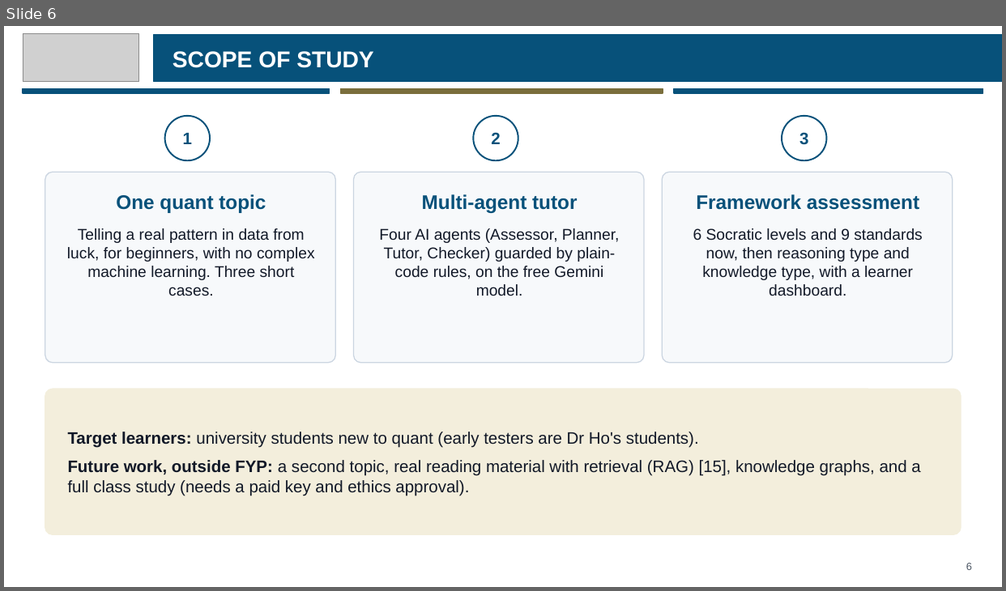
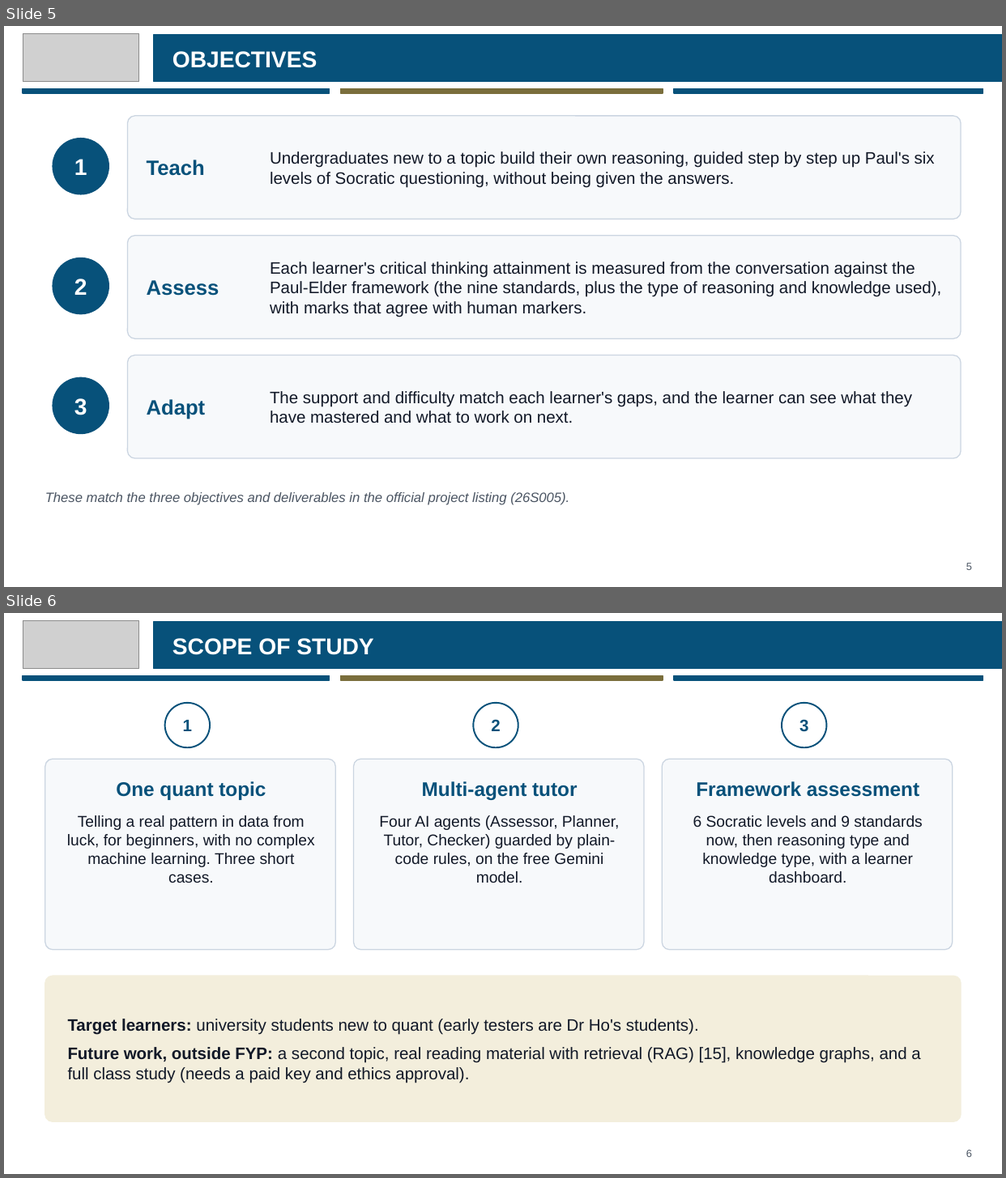
Before and after one commit to eusoffamir/Socratic-AI, a slide deck: docs/defence/Socratic AI Proposal Defence.pptx. Shown one above the other, each under a label of ours: slide 6 before the commit, slides 5 and 6 after it. The pictures are 1006x591 and 1006x1178 pixels, drawn with LibreOffice and Linux fonts; fonts in the diff are those of the drawing; grey boxes stand for pictures. Boxes give left, top, right and bottom in pixels: in the first picture for what was removed or moved away, otherwise in the second. Text is boxed around its words. In the diff, an @@ line names an element or a change of style, - is before the commit and + after.

```diff
--- a/docs/defence/Socratic AI Proposal Defence.pptx
+++ b/docs/defence/Socratic AI Proposal Defence.pptx
@@ slide 5 added at [4, 26, 1002, 587], background #FFFFFF @@
@@ picture added at [23, 33, 138, 82] @@
@@ rectangle added at [154, 35, 1002, 81], fill #07517A, outline #07517A 1 pt @@
@@ text added at [172, 51, 317, 68], 22 pt, text #FFFFFF, bold @@
+OBJECTIVES
@@ rectangle added at [23, 89, 330, 93], fill #07517A, outline #07517A 1 pt @@
@@ rectangle added at [341, 89, 663, 93], fill #7A6E3C, outline #7A6E3C 1 pt @@
@@ rectangle added at [674, 89, 983, 93], fill #07517A, outline #07517A 1 pt @@
@@ rounded rectangle added at [127, 116, 961, 219], fill #F7F9FB, outline #CBD5E1 1 pt @@
@@ ellipse added at [53, 139, 108, 194], fill #07517A, outline #07517A 1 pt @@
@@ text added at [74, 159, 87, 175], 22 pt, text #FFFFFF, bold @@
+1
@@ text added at [147, 160, 205, 176], 20 pt, text #07517A, bold @@
+Teach
@@ text added at [270, 152, 935, 188], 16 pt, text #111827 @@
+Undergraduates new to a topic build their own reasoning, guided step by step up Paul's six levels of Socratic questioning, without being given the answers.
@@ rounded rectangle added at [127, 236, 961, 339], fill #F7F9FB, outline #CBD5E1 1 pt @@
@@ ellipse added at [53, 258, 108, 314], fill #07517A, outline #07517A 1 pt @@
@@ text added at [270, 262, 941, 318], 16 pt, text #111827 @@
+Each learner's critical thinking attainment is measured from the conversation against the Paul-Elder framework (the nine standards, plus the type of reasoning and knowledge used), with marks that agree with human markers.
@@ text added at [74, 279, 87, 295], 22 pt, text #FFFFFF, bold @@
+2
@@ text added at [147, 280, 219, 296], 20 pt, text #07517A, bold @@
+Assess
@@ rounded rectangle added at [127, 356, 961, 459], fill #F7F9FB, outline #CBD5E1 1 pt @@
@@ ellipse added at [53, 378, 108, 434], fill #07517A, outline #07517A 1 pt @@
@@ text added at [74, 399, 87, 416], 22 pt, text #FFFFFF, bold @@
+3
@@ text added at [147, 399, 206, 420], 20 pt, text #07517A, bold @@
+Adapt
@@ text added at [270, 391, 912, 424], 16 pt, text #111827 @@
+The support and difficulty match each learner's gaps, and the learner can see what they have mastered and what to work on next.
@@ text added at [45, 493, 569, 506], 13 pt, text #4B5563, italic @@
+These match the three objectives and deliverables in the official project listing (26S005).
@@ text added at [966, 563, 972, 570], 10 pt, text #4B5563 @@
+5
```
Also in this commit, not shown: 3 slides changed, 2 other slides added, 3 slides removed, 5 other files.
